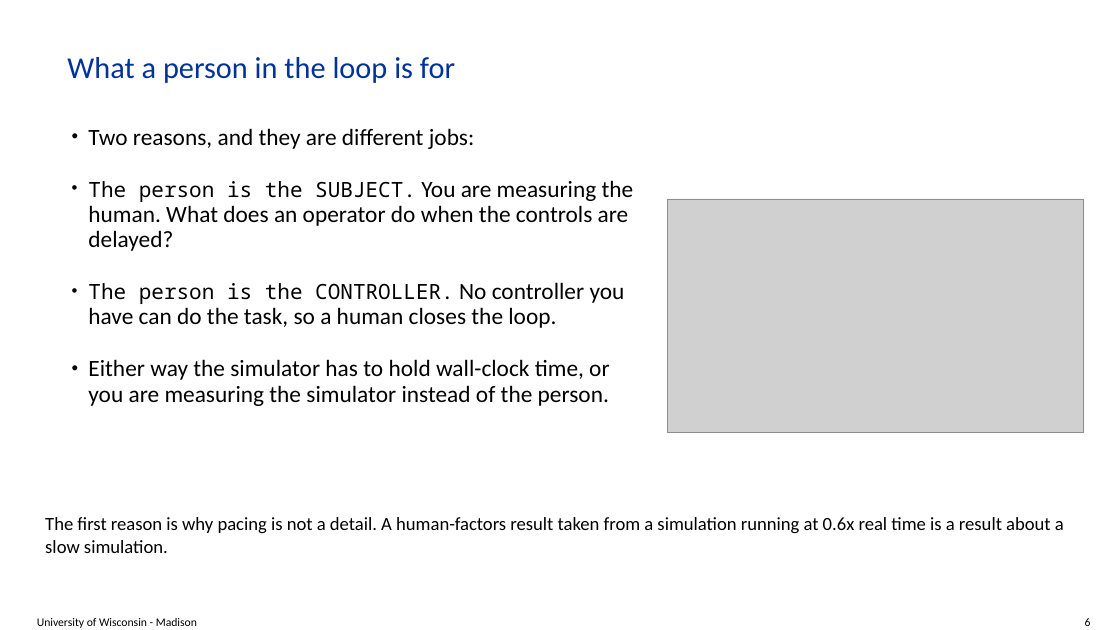
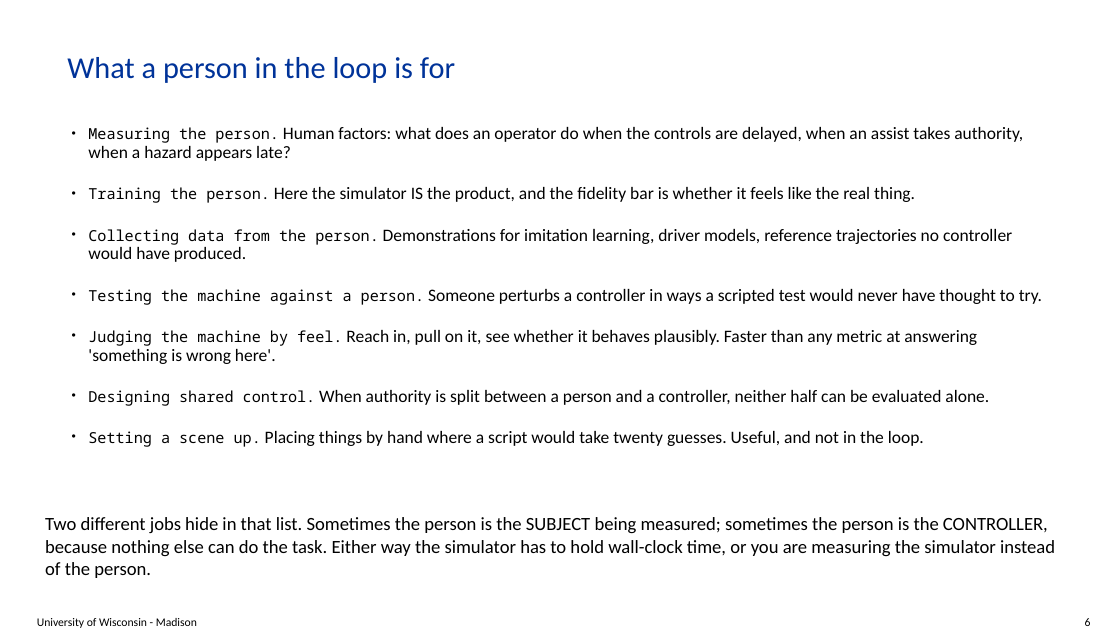
Before and after one commit to ksha23/chrono-hil-tutorial, a slide deck: slide 6 of tutorial_HIL_driver.pptx. Drawn at 1120x630 pixels with LibreOffice and Linux fonts; fonts in the diff are those of the drawing; grey boxes stand for pictures; background and template pictures are left out. Boxes give left, top, right and bottom in pixels: in the first picture for what was removed or moved away, otherwise in the second. Text is boxed around its words. In the diff, an @@ line names an element or a change of style, - is before the commit and + after.

```diff
--- a/tutorial_HIL_driver.pptx
+++ b/tutorial_HIL_driver.pptx
@@ text removed at [88, 128, 634, 406] @@
-• Two reasons, and they are different jobs:
-• The person is the SUBJECT. You are measuring the human. What does an operator do when the controls are delayed?
-• The person is the CONTROLLER. No controller you have can do the task, so a human closes the loop.
-• Either way the simulator has to hold wall-clock time, or you are measuring the simulator instead of the person.
@@ text added at [88, 127, 1042, 447], 15 pt, text #000000 @@
+• Measuring the person. Human factors: what does an operator do when the controls are delayed, when an assist takes authority, when a hazard appears late?
+• Training the person. Here the simulator IS the product, and the fidelity bar is whether it feels like the real thing.
+• Collecting data from the person. Demonstrations for imitation learning, driver models, reference trajectories no controller would have produced.
+• Testing the machine against a person. Someone perturbs a controller in ways a scripted test would never have thought to try.
+• Judging the machine by feel. Reach in, pull on it, see whether it behaves plausibly. Faster than any metric at answering 'something is wrong here'.
+• Designing shared control. When authority is split between a person and a controller, neither half can be evaluated alone.
+• Setting a scene up. Placing things by hand where a script would take twenty guesses. Useful, and not in the loop.
@@ picture removed at [668, 199, 1084, 433] @@
@@ text removed at [45, 517, 1064, 553] @@
-The first reason is why pacing is not a detail. A human-factors result taken from a simulation running at 0.6x real time is a result about a slow simulation.
@@ text added at [45, 517, 1055, 578], 16 pt, text #000000 @@
+Two different jobs hide in that list. Sometimes the person is the SUBJECT being measured; sometimes the person is the CONTROLLER, because nothing else can do the task. Either way the simulator has to hold wall-clock time, or you are measuring the simulator instead of the person.
```
Also in this commit, not shown: 6 other slides changed, 2 other files.
